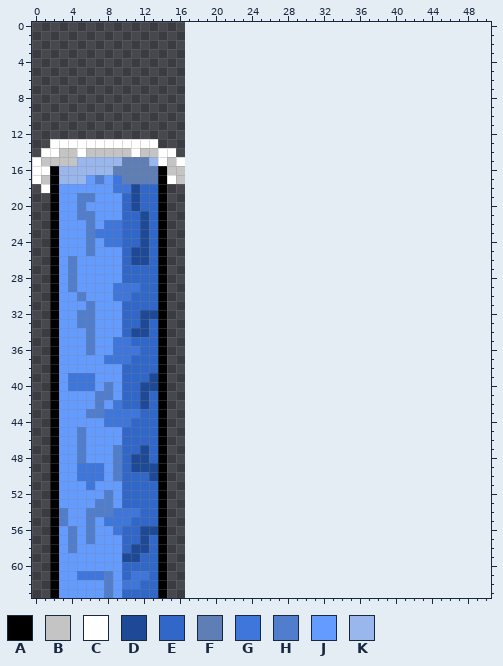
Two states of a pixel-art sprite, calamity-control/assets/minigames/forestfire/waterspray_sprite.png. Above is the file before it was changed.
The file is 17x64 pixels. The old version is drawn lined up with the new one, on the new canvas.
Palette (. is transparent): A #000000  B #c4c4c4  C #ffffff  D #1e4996  E #3067c8  F #5f7eb6  G #3e76db  H #517dcd  J #639bff  K #99b7ed
Pixels before (only the part around the change), first column x 0:
 0 ...................................................
 1 ...................................................
 2 ...................................................
 3 ...................................................
 4 ...................................................
 5 ...................................................
 6 ...................................................
 7 ...................................................
 8 ...................................................
 9 ...................................................
10 ...................................................
11 ...................................................
12 ...................................................
13 ..CCCCCCCCCCCC.....................................
14 .CCBBCBBBBBCBBCC...................................
15 CBBBBKKKKKFFFKCBC..................................
16 CCAKKKKKKFFFFFABB..................................
17 CBAKKKJHJGFFFFACB..................................
18 .CAJJJJJJGGDEEA....................................
19 ..AJJHHJJJEDEEA....................................
20 ..AJJHJJJJEDEEA....................................
21 ..AJJHHJJJEEDEA....................................
22 ..AJJJHJGGEEDEA....................................
23 ..AJJJHGGGEEDEA....................................
24 ..AJJJHJGGEEDEA....................................
25 ..AJJJHJJJEDDEA....................................
26 ..AJHJJJJJEDDEA....................................
27 ..AJHJJJJJEEEEA....................................
28 ..AJHJJJJJEEEEA....................................
29 ..AJHJJJJGGGEEA....................................
30 ..AJJHJJJGGEEEA....................................
31 ..AJJJHJJJEEEEA....................................
32 ..AJJHHJJJEEDDA....................................
33 ..AJJHHJJJEEDEA....................................
34 ..AJJJHJJJEDDEA....................................
35 ..AJJJHJJGGEEEA....................................
36 ..AJJJHJJGGGEEA....................................
37 ..AJJJJJGGGEEEA....................................
38 ..AJJJJJJJEEEEA....................................
39 ..AJGGGJJJEEEDA....................................
40 ..AJGGGJHJEEDDA....................................
41 ..AJJJJHHJEEDEA....................................
42 ..AJJJJHJGEEDEA....................................
43 ..AJJJHHGGGGEEA....................................
44 ..AJJJJJGGGEEEA....................................
45 ..AJJHJJJJEEEEA....................................
46 ..AJJHJJJJEEEEA....................................
47 ..AJJHJJJHEEDEA....................................
48 ..AJJHJJJHEDDEA....................................
49 ..AJJGGGJHEDDDA....................................
50 ..AJJGGGJHEEEDA....................................
51 ..AJJJGJJJEEEEA....................................
52 ..AJJJJJHJEEEEA....................................
53 ..AJJJJHHJEEEEA....................................
54 ..AHJJHHHGGGEEA....................................
55 ..AHJJHJGGGEEEA....................................
56 ..AJHJHJJGEEDDA....................................
57 ..AJHJHJJJEEDEA....................................
58 ..AJHJJJJJEDDEA....................................
59 ..AJJJJJJJDDEEA....................................
60 ..AJJJJJJJEEEEA....................................
61 ..AJJGGGHJEGGEA....................................
62 ..AJJJJJHJGGEEA....................................
63 ..AJJJJJHJEEEEA....................................
After:
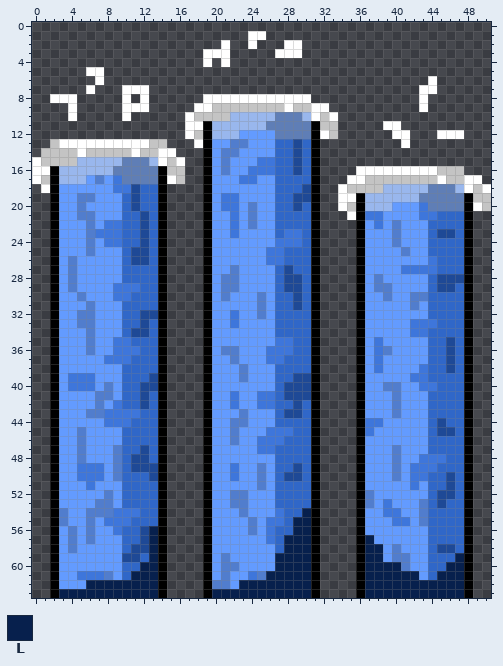
Colours new in this view: L #07204d
Change:
canvas 17x64 -> 51x64
Changed rows in their new state; - is an unchanged pixel.
first column x 1:
 1 -----------------------CC-------------------------
 2 --------------------C--C---CC---------------------
 3 ------------------CCC-----CCC---------------------
 4 ------------------C-C-----------------------------
 5 -----CC-------------------------------------------
 6 ------C------------------------------------C------
 7 -----C---CCC------------------------------CC------
 8 -CCC-----C-C------CCCCCCCCCCCC------------C-------
 9 ---C-----CCC-----CCBBBBBBBBCBBCC----------C-------
10 ---C-----C------CBBBBKKKKKFFFKCBC-----------------
11 ----------------CCAKKKKKKFFFFFABB-----CC----------
12 ----------------CBAKKKJJJJFFFFACB------CC---CCC---
13 -B----------BB---CAJJHHJJJEEDEA---------C---------
14 BB----------------AJHHJJJJEEDEA-------------------
15 ------------------AJHJJJGGEEDEA-------------------
16 ------------------AJHJJGGGEEDEA----CCCCCCCCCBBB---
17 ------------------AJJJGGJJEEEEA---CCBBBBBBBBCBBCC-
18 ------------------AJJJJJJJEEEDA--CBBBBKKKKKFFFKCBC
19 ------------------AJGGJJJJEEDDA--CCAKKKKKKFFFFFABB
20 ------------------AJGGJHJJEEDEA--CBAKKKJJJGFFFFACB
21 ------------------AJJGJHJJEEEEA---CAGGJJJJGGEEEA--
22 ------------------AJJGJHJJEEEEA----AJGJHJJJEEEEA--
23 ------------------AJJGJJJJEGGEA----AJJJHJJJEDDEA--
24 ------------------AJJJJJJJGGGEA----AJJJHJJJEEEEA--
25 ------------------AJJJJJJGGEEEA----AJJJJHJJEEEEA--
26 ------------------AJJJJJJGGEEEA----AJJJJJJJGEEEA--
27 ------------------AJJHJJJJEDEEA----AJJJJGGGGEEEA--
28 ------------------AJHHJJJJEDDEA----AJHJJJJJEDDDA--
29 ------------------AJHHJJJJEDDEA----AJHHJJJJEDDEA--
30 ------------------AJHJJJHJEEDEA----AJJHJJHHEEEEA--
31 ------------------AJJJJJHJEEDEA----AJJJJJHJEEEEA--
32 ------------------AJJGJJHJEEEEA----AJJJJJJJEEEEA--
33 ------------------AJJGJJJJEEEEA----AJJJJJGGGEEEA--
34 ------------------AJJJJJJJEEEEA----AJJJJJGGEEEEA--
35 ------------------AJJJJJJJGGEEA----AJGJJJJJEEDEA--
36 ------------------AJHHJJJGGGEEA----AJGHJJJJEEDEA--
37 ------------------AJJHJJJGGEEEA----AJGJJJJJEEDEA--
38 ------------------AJJJHJJJEEEEA----AJGJJJJGEEDEA--
39 ------------------AJJJHJJJEEDDA----AJJJJJGGEEEEA--
40 ------------------AJJJJJJJEDDDA----AJJHHJJGGEEEA--
41 ------------------AJJGJJGGEDDDA----AJJJHJJJEEEEA--
42 ------------------AJJGJJGGEEDEA----AJJJHJJJEEEEA--
43 ------------------AJJJHJJJEDDEA----AJJJHJJJEEEEA--
44 ------------------AJJHHJJJEEEEA----AGGJJJJJEDEEA--
45 ------------------AJJHJJJGGGEEA----AGJJJJJJEDDEA--
46 ------------------AJJHJJGGGEEEA----AJJJJJJJEEEEA--
47 ------------------AJJJJJGGEEEEA----AJJJHJJJEEEEA--
48 ------------------AJJJJJJJEEEEA----AJJJHJJGGGEEA--
49 ------------------AJJGJJHJEEDEA----AJJJHJGGGEEEA--
50 ------------------AJJGJJHJEDDEA----AJJJHJGGEEDEA--
51 ------------------AJJJJJHJEEEEA----AJJJJJGJEEDEA--
52 ------------------AJJHHJJJEEEEA----AHJJJJJJEDDEA--
53 ------------------AJJHHJJJEEEEA----AHJGJJJHEDEEA--
54 ------------------AJJJHJJJGEELA----AJJGGJJHEEEEA--
55 ------------------AJJJJHJGGELLA----AJJJGGJHEEEEA--
56 ------------L-----AJJJJHJGEELLA----AJJJJJJJEEEEA--
57 ------------L-----AJJJJJJGELLLA----ALJJJJJJEEEEA--
58 ------------L-----AJJJJJJJELLLA----ALLJHJJJEDDEA--
59 ------------L-----AJHJJJJJLLLLA----ALLJHHJJEEELA--
60 -----------LL-----AJHHJJJJLLLLA----ALLLLHJJEELLA--
61 ----------LLL-----AJHJJGHLLLLLA----ALLLLLLJELLLA--
62 -----LLLLLLLL-----AHHJLLLLLLLLA----ALLLLLLLLLLLA--
63 --LLLLLLLLLLL-----ALLLLLLLLLLLA----ALLLLLLLLLLLA--
